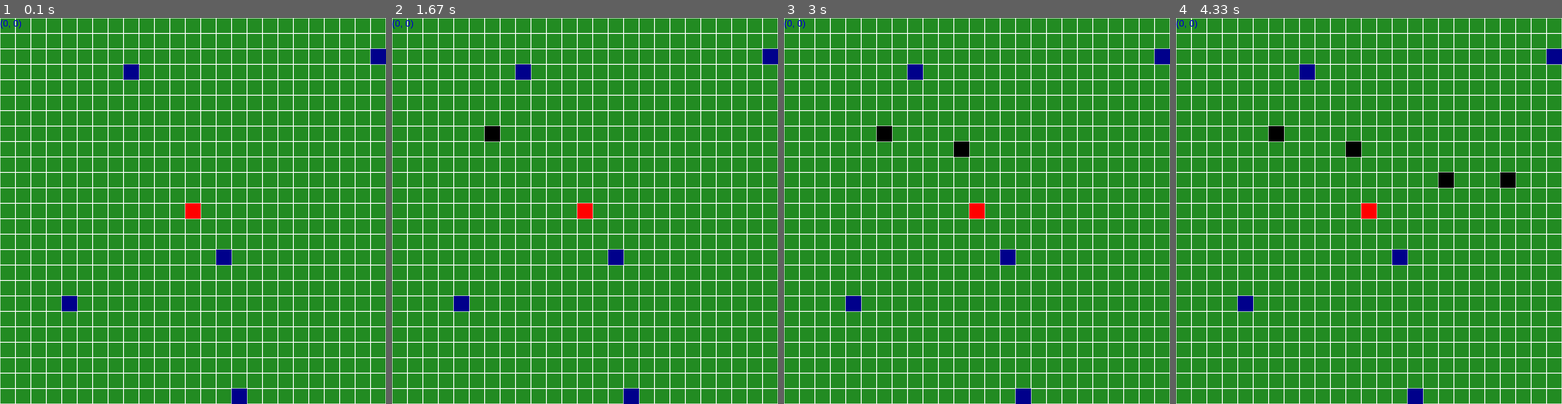
Above: before the commit, frames 1-4 (left to right).
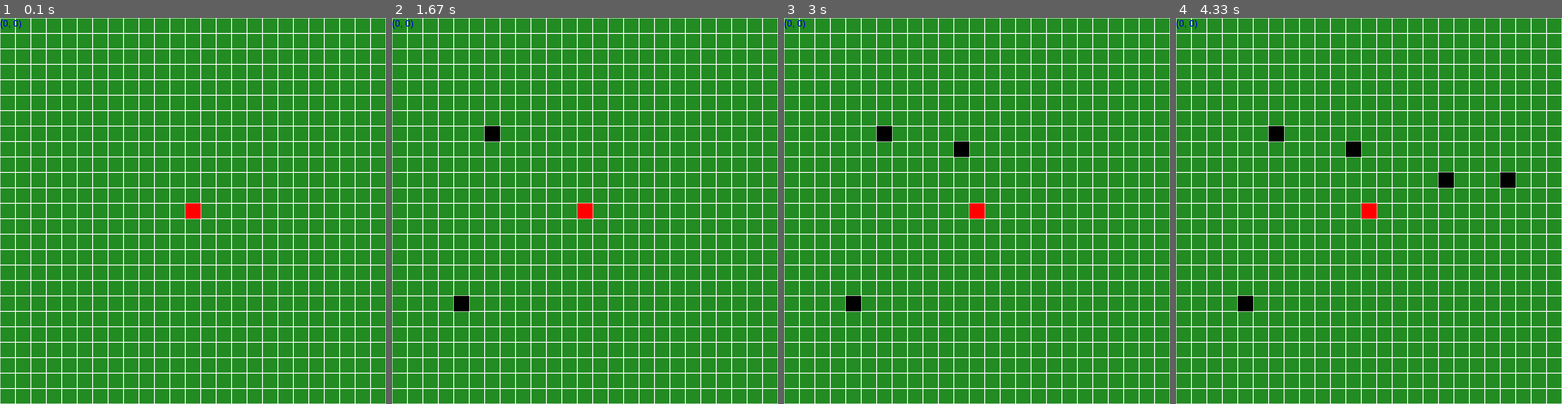
Above: after the commit, the same moments.

Repository: markus-brln/BachelorThesisForestFireControl
Game: pygame game, started from gui/main.py
Two runs of this game, one before a commit and one after it. Both use one fixed random seed, a clock stepped at 60 frames per second and the inputs below.
Inputs (mouse positions are in pixels of both pictures, inside the frame that each line leads up to):
- Up to frame 1 (0.1 s): no input
- Up to frame 2 (1.67 s): tap Space at 0.33 s; click (465, 299) at 0.82 s; move the mouse to (492, 133) at 1.1 s; click (492, 133) at 1.37 s
- Up to frame 3 (3 s): move the mouse to (965, 145) at 1.77 s; click (965, 145) at 2.12 s; move the mouse to (1054, 180) at 2.6 s
- Up to frame 4 (4.33 s): click (1446, 180) at 3 s; move the mouse to (1507, 180) at 3.53 s; click (1507, 180) at 3.97 s

The runs differ from the first frame. In frame 1, 0.8% of the frame differs, in the area x 16-100%, y 8-100%; in frame 2, 0.8%; in frame 3, 0.8%; in frame 4, 0.8%.

Commit message:
fire expansion

Diff:
--- a/gui/Model/agent.py
+++ b/gui/Model/agent.py
@@ -5,7 +5,6 @@
 import random
 
 random.seed(0)
-
 
 class Agent:
   # TODO: Original code gave W as parameter. Find out purpose
--- a/gui/Model/direction.py
+++ b/gui/Model/direction.py
@@ -1,11 +1,17 @@
 from enum import Enum
 
 class Direction(Enum):
-  NONE = lambda pos: pos
-  UP = lambda pos: (pos[0], pos[1] - 1)
-  RIGHT = lambda pos: (pos[0] + 1, pos[1])
-  DOWN = lambda pos: (pos[0], pos[1] + 1)
-  LEFT = lambda pos: (pos[0] - 1, pos[1])
+  NONE = None
+  NORTH = "N"
+  SOUTH = "S"
+  EAST = "E"
+  WEST = "W"
+
+  GO_NONE = lambda pos: pos
+  GO_NORTH = lambda pos: (pos[0], pos[1] - 1)
+  GO_EAST = lambda pos: (pos[0] + 1, pos[1])
+  GO_SOUTH = lambda pos: (pos[0], pos[1] + 1)
+  GO_WEST = lambda pos: (pos[0] - 1, pos[1])
 
   @staticmethod
   def find(coming_from, going_to):
@@ -15,5 +21,13 @@
     delta_x = going_to[0] - coming_from[0]
     delta_y = going_to[1] - coming_from[1]
     if abs(delta_x) > abs(delta_y):
-      return Direction.LEFT if delta_x < 0 else Direction.RIGHT
-    return Direction.UP if delta_y < 0 else Direction.DOWN
+      return Direction.GO_WEST if delta_x < 0 else Direction.GO_EAST
+    return Direction.GO_NORTH if delta_y < 0 else Direction.GO_SOUTH
+
+  @staticmethod
+  def is_opposite(first, second):
+    to_set = {first.value, second.value}
+    if to_set == {"N", "S"} or to_set == {"E", "W"}:
+      return True
+
+    return False
--- a/gui/Model/environment.py
+++ b/gui/Model/environment.py
@@ -1,7 +1,7 @@
 from Model.agent import Agent
 from Model.direction import Direction
 from Model.data_saver import DataSaver
-from Model.node import Node
+from Model.node import Node, NodeType
 from enum import Enum
 import random
 
@@ -12,12 +12,6 @@
   ONGOING = 0
   FIRE_CONTAINED = 1
   FIRE_OUT_OF_CONTROL = 2
-
-class WindDir(Enum):
-  NORTH = 0
-  SOUTH = 1
-  EAST = 2
-  WEST = 3
 
 
 class Model:
@@ -33,7 +27,6 @@
     ## initial properties of this model
     self.agents = []
     self.state = State.ONGOING
-    self.nodes = list()
     self.init_nodes()
     self.reset_necessary = False
 
@@ -47,18 +40,26 @@
 
 
   def init_nodes(self):
-    ## arbitrary values for initialisation
-    fuel = 10
-    temp = 0
-    thresh = 2.5
+    self.nodes = []
     for x in range(self.size):
+      node_row = []
       for y in range(self.size):
-                        ## position, fuel, temperature, ignition_threshold, neighbours, wind
-        newNode = Node((x, y), fuel, temp, thresh, self.get_neighbours((x, y)), self.wind_dir)
-        # print("pos: ", newNode.position, "temp: ", newNode.temperature, "thresh: ", newNode.ignition_threshold)
-        # if(newNode.position == ((int(self.size / 2), int(self.size / 2)))):
-        #   newNode.ignite()
-        self.nodes.append(newNode)
+        newNode = Node(self, (x, y), NodeType.GRASS, self.wind_dir)
+        node_row.append(newNode)
+      self.nodes.append(node_row)
+
+    ## Set the neighbours
+    for node_row in self.nodes:
+      for node in node_row:
+        pos = node.position
+        neighbour = {"N": Direction.GO_NORTH(pos), "E": Direction.GO_EAST(pos),       ## Neighbours
+                     "S": Direction.GO_SOUTH(pos), "W": Direction.GO_WEST(pos)}
+
+        node.set_neighbours(north= self.find_node(neighbour["N"]),
+                            east = self.find_node(neighbour["E"]),
+                            south= self.find_node(neighbour["S"]),
+                            west = self.find_node(neighbour["W"]))
+
 
 ## Episode Initialization
   def start_episode(self):
@@ -67,6 +68,10 @@
     self.time = 0                 # Reset time
     self.state = State.ONGOING
 
+    for node_row in self.nodes:
+      for node in node_row:
+        node.reset()
+
     # Start fire in the middle of the map
     self.firepos.clear()
     self.set_initial_fire(self.firesize)
@@ -79,23 +84,6 @@
     x = y = int(self.size / 2)
     centre_node = self.find_node((x, y))
     centre_node.ignite()
-    self.firepos.add(centre_node.position)
-
-
-  def find_node(self, pos):
-    x, y = pos
-    for node in self.nodes:
-      if node.position == (x, y):
-        return node
-    return
-
-
-  def quadrants(self):
-    n = self.size
-    m = 0
-    for x in range(0, int(self.size / 2)):
-      for y in range(n, m):
-        self.west.append(x, y)
 
 
   # Start agents at random positions
@@ -106,8 +94,6 @@
       while not self.position_in_bounds(agent_pos) or agent_pos in list(self.firepos):
         agent_pos = self.get_random_position()
       self.agents += [Agent(agent_pos, self)]
-
-
 
 
 ## Time propagation
@@ -135,9 +121,11 @@
     # 2
     #for agent in self.agents:
       #agent.timestep()            # walks 1 step towards current waypoint & digs on the way
+    for node_row in self.nodes:
+      for node in node_row:
+        node.time_step()
 
     # 3
-    self.expand_fire()            # Determine fire propagation
 
     #print("expanding fire took: ", timelib.time() - start)
     # print(len(self.firepos))
@@ -157,41 +145,19 @@
       # return  # I guess it has to return to start new
 
 
-
-
-
-  ## currently stops when the fire reaches the edge of the map for simplicity but
-  ## also as it makes it impossible for the agent to contain the fire
-  def expand_fire(self):
-    """Expands every x time steps by simply igniting its neighbours.
-       Takes self.wind_dir into account.
-    """
-    ## fire expands 3 times more slowly than agents can move
-    if self.time % 3 != 0:
-      return
-
-    fire_list = list(self.firepos)
-    for pos in fire_list:
-      neighbours = self.get_neighbours(pos)
-      for neighbour, direction in zip(neighbours, range(len(neighbours))):
-        if not self.position_in_bounds(neighbour):
-          self.state = State.FIRE_OUT_OF_CONTROL
-        if not self.is_firebreak(neighbour):
-          self.firepos.add(neighbour)
-
-          if neighbour in self.waypoints: # M maybe not useful in simulation, since agents lose orientation then
-            self.waypoints.remove(neighbour)
-
-        # TODO add option that agent is burned -> discard episode & restart?
-        else:
-          print("can't expand through firebreak @", neighbour)
+  def find_node(self, pos):
+    if not self.position_in_bounds(pos):
+      return None
+    return self.nodes[pos[0]][pos[1]]
+
 
 ## TODO updated for the new nodes with boundary conditions
 ## Position management
   def get_neighbours(self, position):
-    x, y = position
-            #   NORTH         SOUTH     EAST         WEST
-    return [(x, y + 1), (x, y - 1), (x + 1, y), (x - 1, y)]
+    return {"N": self.find_node(Direction.GO_NORTH),
+            "E": self.find_node(Direction.GO_EAST),
+            "S": self.find_node(Direction.GO_SOUTH),
+            "W": self.find_node(Direction.GO_WEST)}
 
 
   def agent_positions(self):
@@ -201,14 +167,14 @@
   def get_random_position(self):
     return random.randint(0, self.size - 1), random.randint(0, self.size - 1)
 
+
   def is_firebreak(self, position):
     return position in self.firebreaks
+
 
   def position_in_bounds(self, position):
     x, y = position
     return 0 <= x < self.size and 0 <= y < self.size
-    # M maybe like this, since fire not containable anymore when it already touches borders
-    #return 1 <= x < self.size - 1 and 1 <= y < self.size - 1
 
 
 ## Model manipulation
@@ -219,7 +185,7 @@
         return
 
     if position not in self.firepos:       ## Cannot set waypoint in the fire
-      self.waypoints.add(position)  # Add to list of waypoints
+      self.waypoints.add(position)         # Add to list of waypoints
 
 
   def deselect_square(self, position):
--- a/gui/Model/node.py
+++ b/gui/Model/node.py
@@ -1,35 +1,93 @@
+from enum import Enum
+from Model.direction import Direction
+
+import random
+
+random.seed(0)
+
+## TODO? add colour
+class NodeType (Enum):
+# List:  [Fuel, Temperature, ignition_threshold]
+  GRASS = 0
+  WATER = 1
+
+
+class NodeState (Enum):
+  NORMAL = 0
+  FIREBREAK = 1
+  ON_FIRE = 2
+  BURNED_OUT = 3
 
 
 class Node:
-  def __init__(self, position, fuel, temperature, ignition_threshold, neighbours, wind):
+  def __init__(self, environment, position, node_type, wind_dir):
+    ## For callbacks
+    self.environment = environment
+
+    ## Initialization
+    self.type = node_type
+    self.set_default_properties()         ## Set fuel, temp and ignition threshold to default based on type
+    self.state = NodeState.NORMAL
+    self.next_state = NodeState.NORMAL
     self.position = position
-    self.fuel = fuel
-    self.temperature = temperature
-    self.ignition_threshold = ignition_threshold
-    self.neighbours = neighbours
-    self.wind = wind
+    self.wind_dir = wind_dir
 
-    self.on_fire = False
+    ## Prepare for first episode
+    self.reset()
+
+
+  def reset(self):
     self.present_agent = None
+    self.state = NodeState.NORMAL
+    self.next_state = NodeState.NORMAL
+    self.fuel = self.default_props["fuel"]
+    self.temperature = self.default_props["temp"]
+    self.ignition_threshold = self.default_props["ign_thres"]
+
+
+  def set_default_properties(self):
+    if self.type == NodeType.GRASS:
+      self.default_props = {"fuel": 100, "temp": 0, "ign_thres": 2.5}
+    if self.type == NodeType.WATER:
+      self.default_props = {"fuel": 0, "temp": 0, "ign_thres": float("inf")}
+
+
+  def set_neighbours(self, north, east, south, west):
+    self.neighbours = {Direction.NORTH: north,
+                       Direction.EAST: east,
+                       Direction.SOUTH: south,
+                       Direction.WEST: west}
 
 
   def time_step(self):
-    if self.on_fire:
+    self.state = self.next_state
+    self.next_state = self.state
+
+    if self.state == NodeState.ON_FIRE:
       if self.present_agent != None:
         self.present_agent.set_on_fire()
 
       self.fuel -= 1
       if self.fuel <= 0:
-        self.on_fire = False
+        self.burn_out()
 
-    else:
-      self.temperature -= 1
+      self.heat_up_neighbours()
+
+    # else:
+      # self.temperature -= 0.25
 
 
+  ## TODO: Implement wind direction
   def heat_up_neighbours(self):
-    for neighbour in self.neighbours:
+    for direction, neighbour in self.neighbours.items():
       if neighbour is not None:
-        neighbour.heat_up(1)
+        heat_spread = random.uniform(0.5, 1.5)
+        if Direction.is_opposite(direction, self.wind_dir):
+          heat_spread /= 2
+        elif direction == self.wind_dir:
+          heat_spread *= 2
+
+        neighbour.heat_up(heat_spread)
 
 
   def heat_up(self, heat):
@@ -38,6 +96,22 @@
       self.ignite()
 
 
+  def dig_firebreak(self):
+    if self.state == NodeState.NORMAL:
+      self.ignition_threshold = float("inf")
+      self.next_state = NodeState.FIREBREAK
+
+    self.environment.firebreak.add(self.position)
+
+
   def ignite(self):
-    if self.fuel != 0:
-      self.on_fire = True
+    if self.fuel != 0 and not self.state == NodeState.ON_FIRE:
+      self.next_state = NodeState.ON_FIRE
+
+    self.environment.firepos.add(self.position) ## Let environment know you're on fire
+
+
+  def burn_out(self):
+    if self.state == NodeState.ON_FIRE:
+      self.next_state = NodeState.BURNED_OUT
+      self.environment.firepos.remove(self.position)
--- a/gui/main.py
+++ b/gui/main.py
@@ -1,9 +1,12 @@
+#!/bin/python3
+
 ### Required packages
 # Pygame: pip install pygame
 
 import pygame
 
-from Model.environment import Model, WindDir
+from Model.environment import Model
+from Model.direction import Direction
 from Model.agent import Agent
 from View.view import View
 from Controller.controller import Controller
@@ -15,14 +18,13 @@
 def main():
   # Environment parameters
   size = 25
-  nr_of_agents = 5
+  nr_of_agents = 0
   firesize = 1
   block_size_in_pixels = int(900 / size)
 
 
   # Initialization
-  wind_dir = WindDir.WEST
-  environment = Model(size, nr_of_agents, firesize, wind_dir)   ## Initialize Environment
+  environment = Model(size, nr_of_agents, firesize, wind_dir=Direction.NORTH)   ## Initialize Environment
   view = View(environment, block_size_in_pixels)  ## Start View
   controller = Controller(environment, view)      ## Initialize Controller with model and view
 
